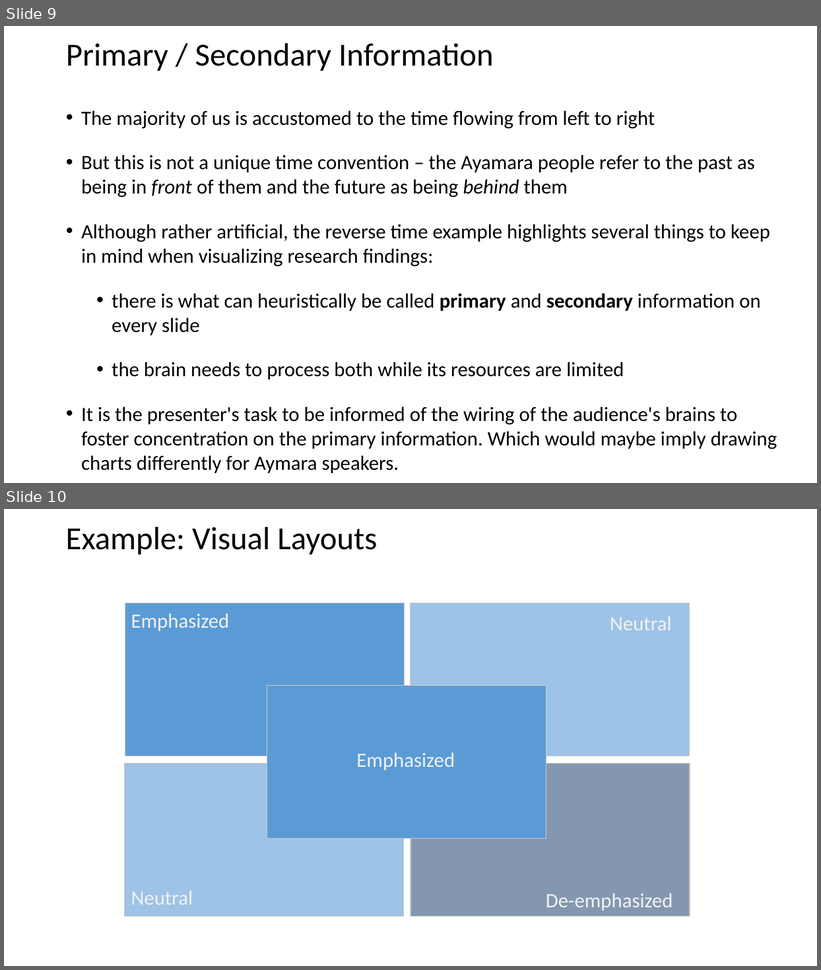
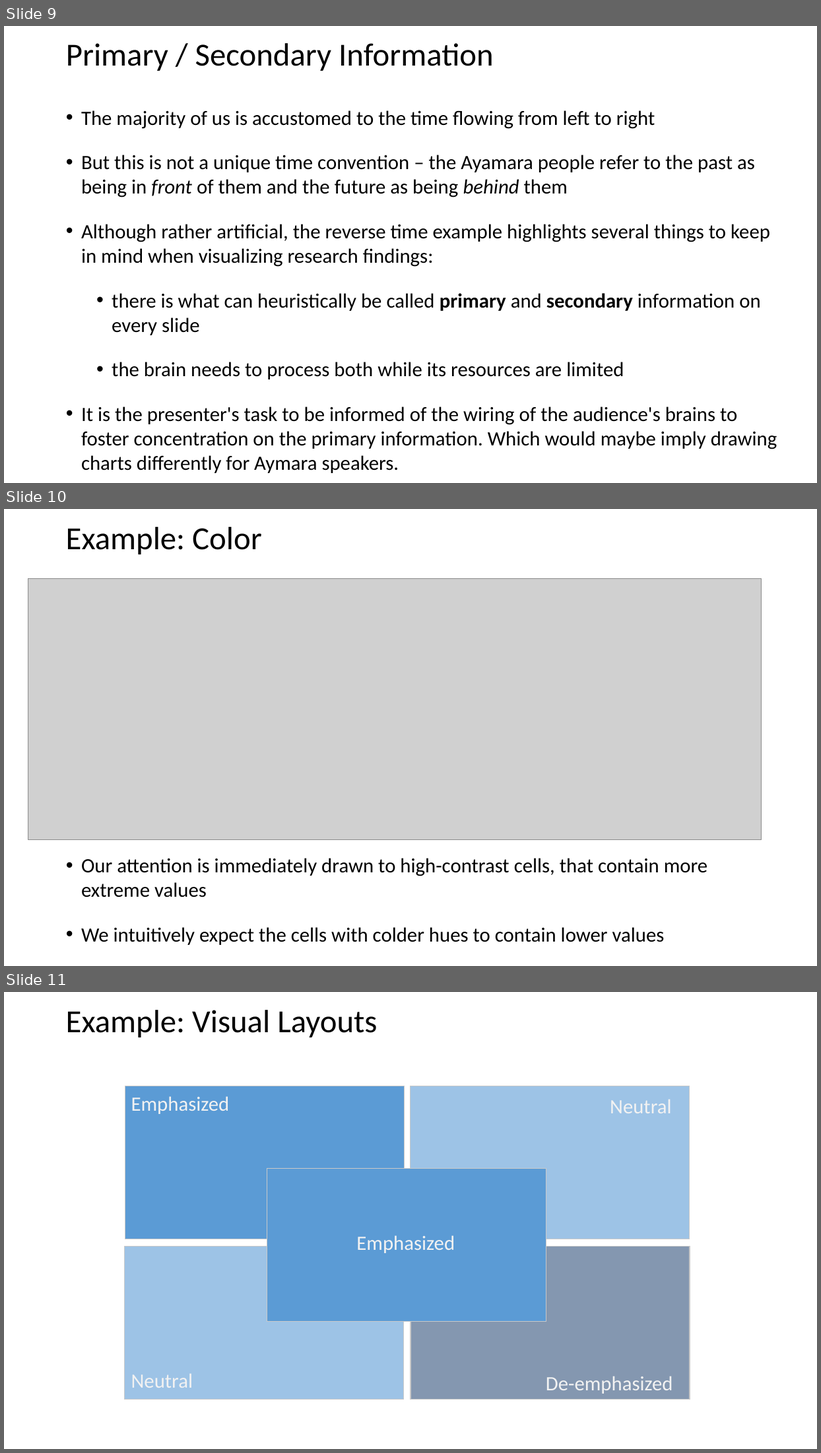
Before and after one commit to ipozdeev/it-skills-for-research, a slide deck: visualization/visualization_slides.pptx. Shown one above the other, each under a label of ours: slides 9 and 10 before the commit, slides 9, 10 and 11 after it. The pictures are 821x970 and 821x1453 pixels, drawn with LibreOffice and Linux fonts; fonts in the diff are those of the drawing; grey boxes stand for pictures. Boxes give left, top, right and bottom in pixels: in the first picture for what was removed or moved away, otherwise in the second. Text is boxed around its words. In the diff, an @@ line names an element or a change of style, - is before the commit and + after.

```diff
--- a/visualization/visualization_slides.pptx
+++ b/visualization/visualization_slides.pptx
@@ slide 10 added at [4,509,817,966], background #FFFFFF @@
@@ title added at [66,527,262,555], 38 pt, text #000000 @@
+Example: Color
@@ picture added at [28,578,762,840] @@
@@ text added at [81,858,708,945], 24 pt, text #000000 @@
+• Our attention is immediately drawn to high-contrast cells, that contain more extreme values
+• We intuitively expect the cells with colder hues to contain lower values
@@ what was slide 10 is now slide 11 @@
```
Also in this commit, not shown: 15 other files.
